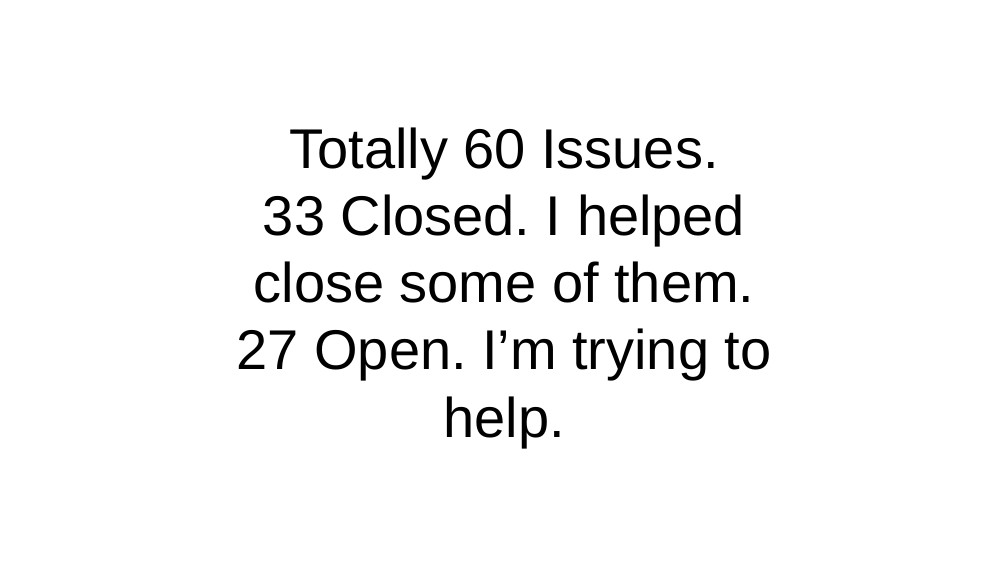
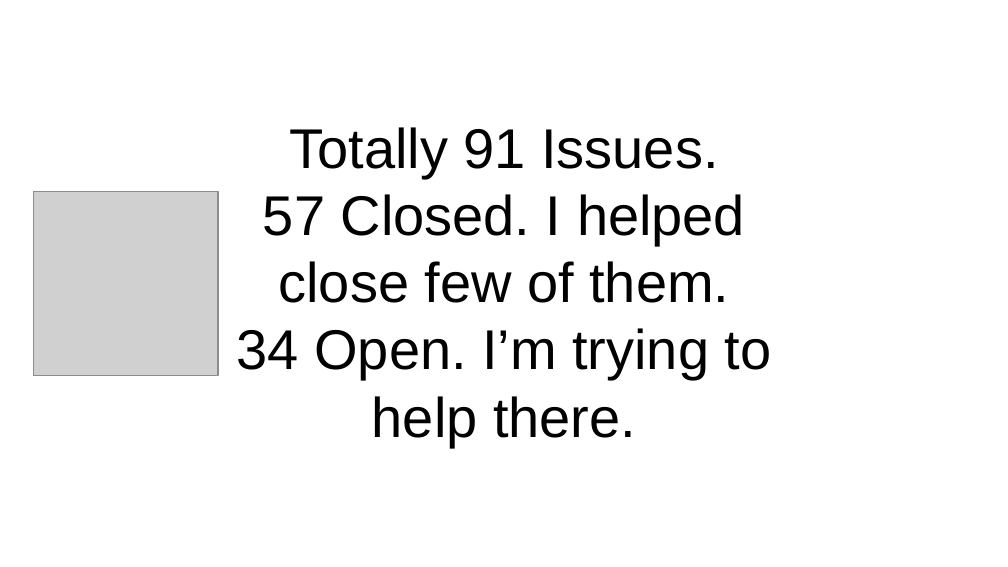
Before and after one commit to karuppiah7890/talks, a slide deck: slide 6 of contributing-to-helm/Contributing to Helm.pptx (slide 5 before the commit). Drawn at 1008x567 pixels with LibreOffice and Linux fonts; fonts in the diff are those of the drawing; grey boxes stand for pictures. Boxes give left, top, right and bottom in pixels: in the first picture for what was removed or moved away, otherwise in the second. Text is boxed around its words. In the diff, an @@ line names an element or a change of style, - is before the commit and + after.

```diff
--- a/contributing-to-helm/Contributing to Helm.pptx
+++ b/contributing-to-helm/Contributing to Helm.pptx
@@ text at box(237, 127, 772, 446): text changed @@
-Totally 60 Issues.
-33 Closed. I helped close some of them.
-27 Open. I’m trying to help.
+Totally 91 Issues.
+57 Closed. I helped close few of them.
+34 Open. I’m trying to help there.
@@ picture added at box(33, 192, 218, 376) @@
```
Also in this commit, not shown: 8 other slides changed, 16 slides added, 4 slides removed, 2 other files.
